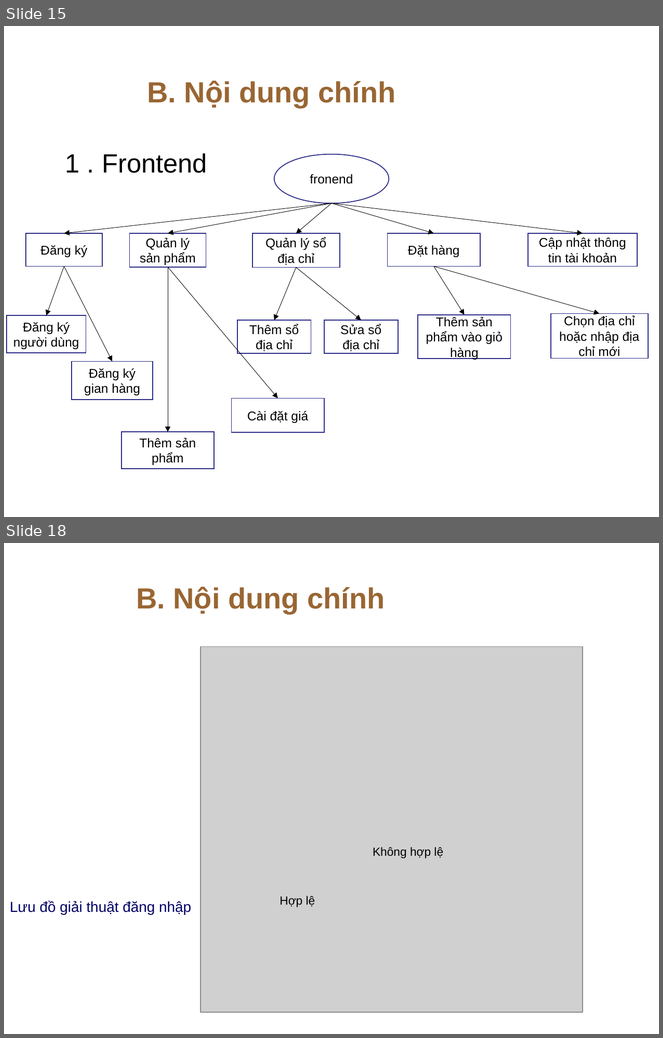
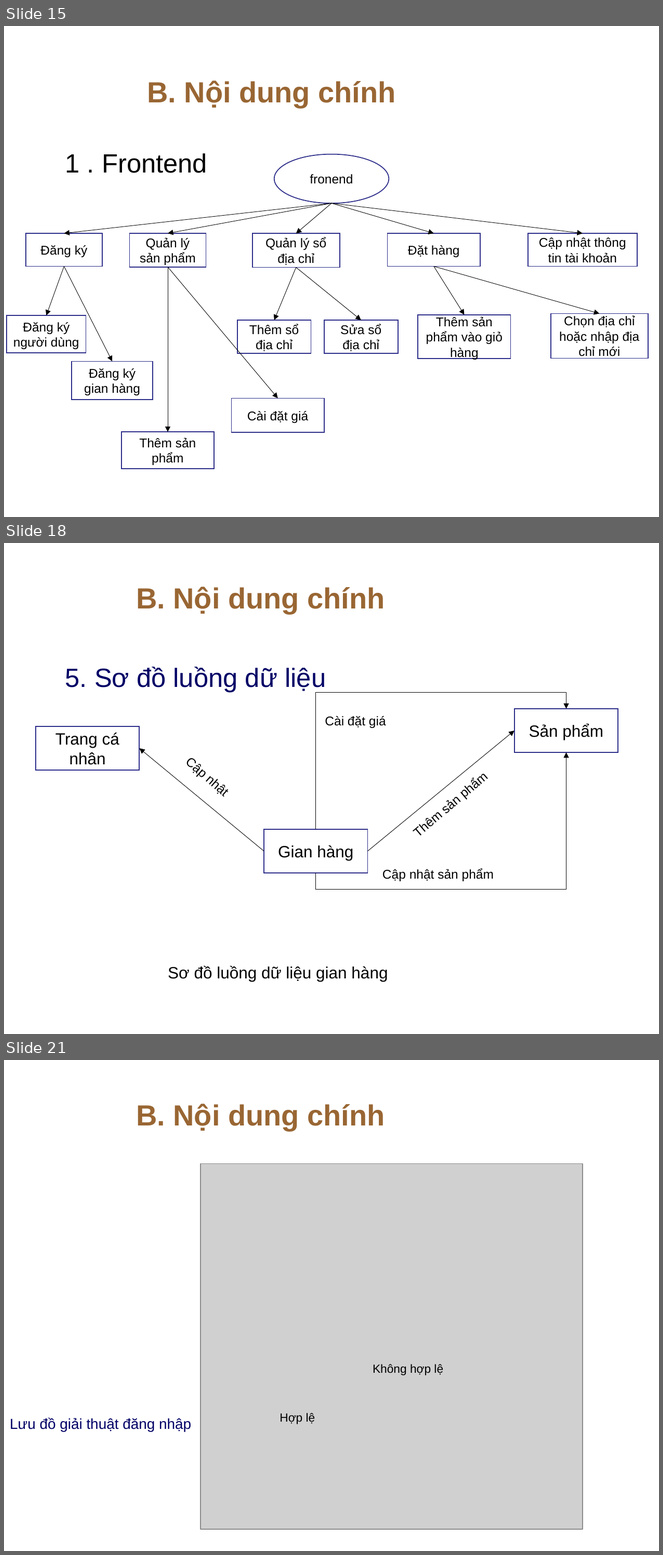
Before and after one commit to khanhpro1996ct/luanvanTN, a slide deck: SlideBaoCaoLVTN_NguyenQuocKhanh.pptx. Shown one above the other, each under a label of ours: slides 15 and 18 before the commit, slides 15, 18 and 21 after it; the slides between them are not shown. The pictures are 663x1038 and 663x1555 pixels, drawn with LibreOffice and Linux fonts; fonts in the diff are those of the drawing; grey boxes stand for pictures; background and template pictures are left out. Boxes give left, top, right and bottom in pixels: in the first picture for what was removed or moved away, otherwise in the second. Text is boxed around its words. In the diff, an @@ line names an element or a change of style, - is before the commit and + after.

```diff
--- a/SlideBaoCaoLVTN_NguyenQuocKhanh.pptx
+++ b/SlideBaoCaoLVTN_NguyenQuocKhanh.pptx
@@ slide 18 added at (4, 543, 659, 1034), background picture (left out) @@
@@ title added at (136, 587, 385, 614), 32 pt, text #996633, bold @@
+B. Nội dung chính
@@ text added at (65, 667, 326, 693), 29 pt, text #000066 @@
+5. Sơ đồ luồng dữ liệu
@@ elbow arrow added from (316, 830) to (566, 709), #000000 0.5 pt @@
@@ rectangle added at (515, 709, 618, 753), fill #FFFFFF, outline #2D2D8A 1 pt, 18 pt, text #000000 @@
+Sản phẩm
@@ rectangle added at (35, 727, 139, 770), fill #FFFFFF, outline #2D2D8A 1 pt, 18 pt, text #000000 @@
+Trang cá nhân
@@ text added at (325, 716, 386, 728), 14 pt, text #000000 @@
+Cài đặt giá
@@ arrow added from (367, 851) to (515, 731), #000000 0.5 pt @@
@@ arrow added from (264, 851) to (140, 749), #000000 0.5 pt @@
@@ text added at (176, 747, 299, 858), 14 pt, text #000000 @@
+Cập nhật
@@ elbow arrow added from (316, 873) to (566, 753), #000000 0.5 pt @@
@@ text added at (403, 752, 510, 847), 14 pt, text #000000 @@
+Thêm sản phẩm
@@ rectangle added at (264, 830, 367, 873), fill #FFFFFF, outline #2D2D8A 1 pt, 18 pt, text #000000 @@
+Gian hàng
@@ text added at (383, 869, 494, 882), 14 pt, text #000000 @@
+Cập nhật sản phẩm
@@ text added at (168, 966, 388, 982), 18 pt, text #000000 @@
+Sơ đồ luồng dữ liệu gian hàng
@@ what was slide 18 is now slide 21 @@
```
Also in this commit, not shown: 3 slides changed, 6 other slides added, 30 other files.
